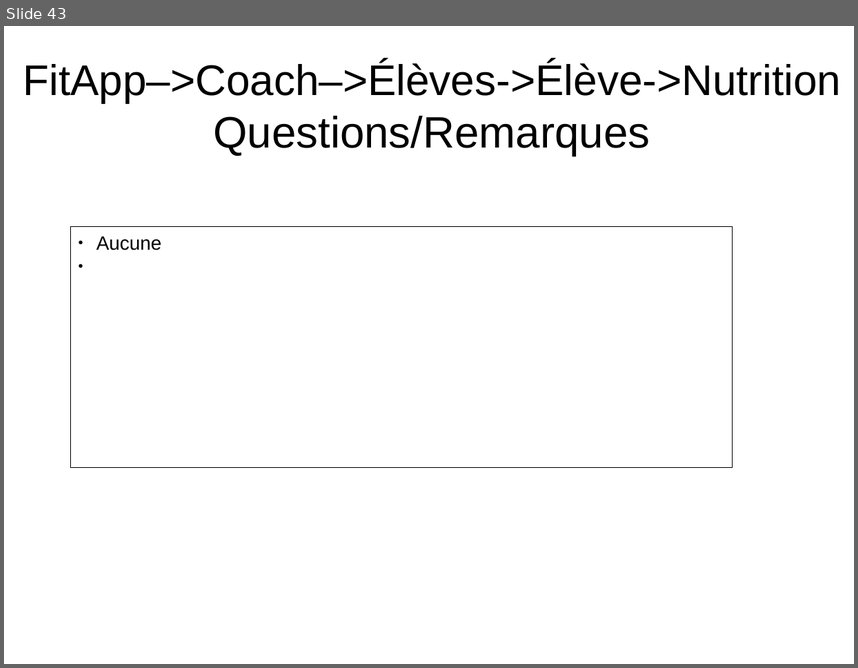
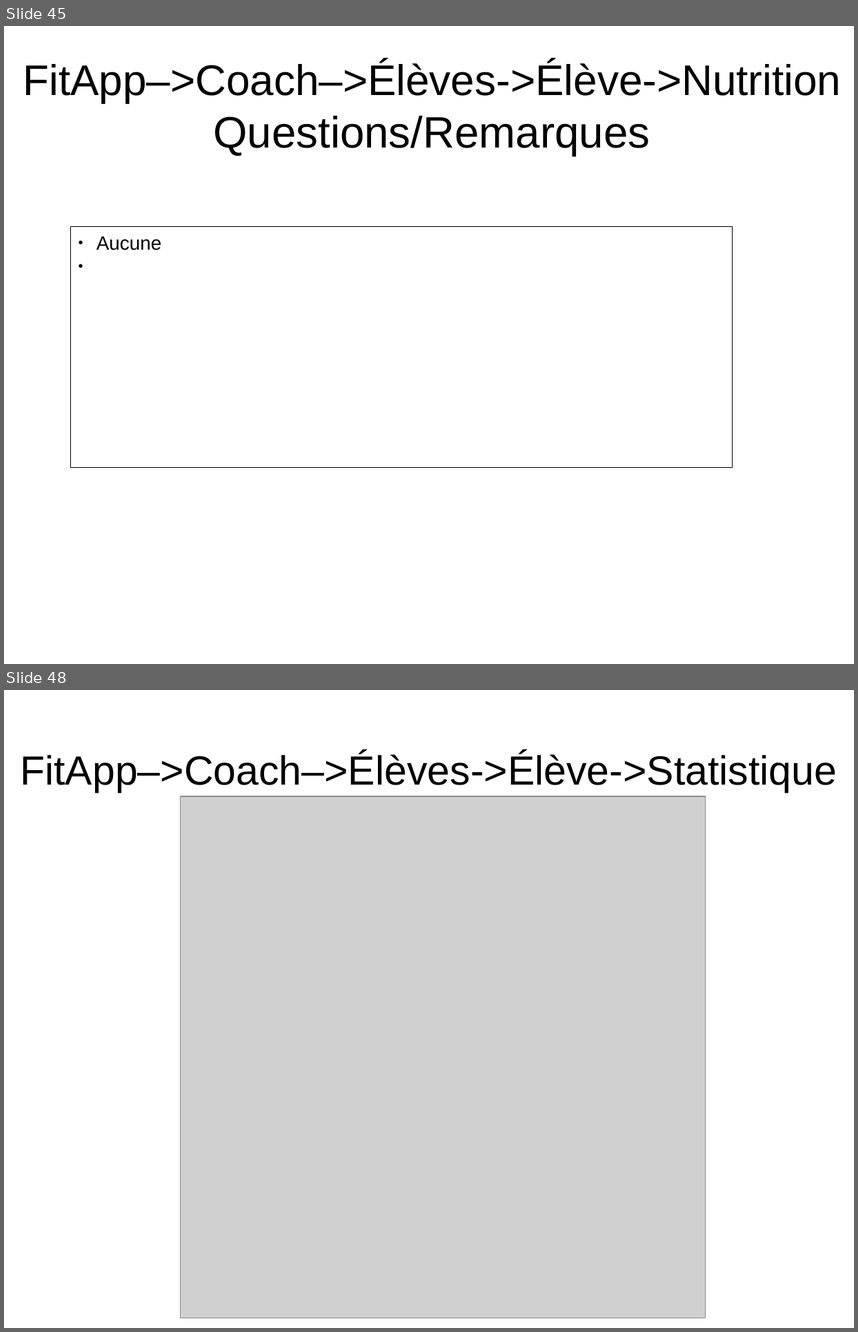
Before and after one commit to NicolasGavard/WebVysionSportV2, a slide deck: Documentations/FitApp - Elèves v1.02.odp. Shown one above the other, each under a label of ours: slide 43 before the commit, slides 45 and 48 after it; the slides between them are not shown. The pictures are 858x668 and 858x1332 pixels, drawn with LibreOffice and Linux fonts; fonts in the diff are those of the drawing; grey boxes stand for pictures. Boxes give left, top, right and bottom in pixels: in the first picture for what was removed or moved away, otherwise in the second. Text is boxed around its words. In the diff, an @@ line names an element or a change of style, - is before the commit and + after.

```diff
--- a/Documentations/FitApp - Elèves v1.02.odp
+++ b/Documentations/FitApp - Elèves v1.02.odp
@@ slide 48 added at (4,690,854,1328), background #FFFFFF @@
@@ title added at (21,752,838,792), 38 pt, text #000000 @@
+FitApp–>Coach–>Élèves->Élève->Statistique
@@ picture added at (180,796,705,1318) @@
@@ what was slide 43 is now slide 45 @@
```
Also in this commit, not shown: 2 slides changed, 6 other slides added, 7 other files.
